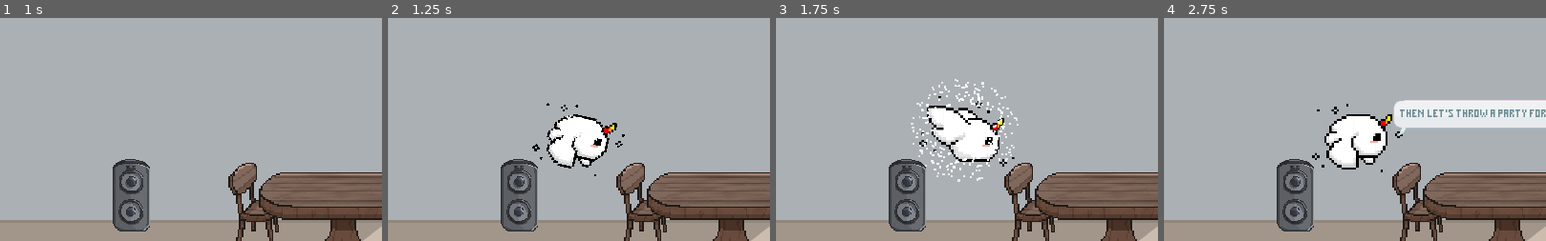
Above: before the commit, frames 1-4 (left to right).
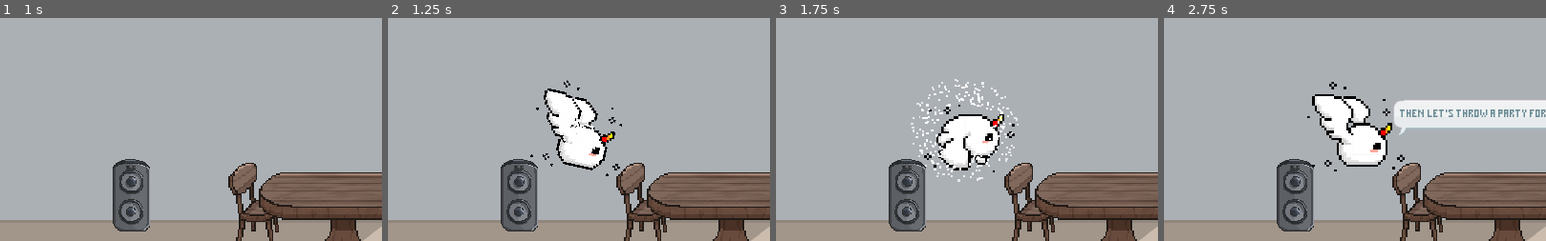
Above: after the commit, the same moments.

Repository: zeskysee/we-missed-party
Game: Godot game, scene res://opening.tscn
Same seed, same stepped clock (60 frames per second), same inputs: the game is played once before the commit and once after it.
Inputs (mouse positions are % of the whole screen's width and height, from its top left):
- Up to frame 1 (1 s): tap Enter at 0.5 s; move the mouse to (72, 45) at 0.52 s; hold D (move_right) from 0.53 s (still down); hold Space (interact) from 0.53 s (still down); click (72, 45) at 0.67 s; tap W (jump) at 0.77 s
- Up to frame 2 (1.25 s): keep holding D (move_right); keep holding Space (interact)
- Up to frame 3 (1.75 s): keep holding D (move_right); move the mouse to (30, 55) at 1.27 s; release Space (interact) at 1.28 s; tap Space (interact) at 1.35 s; tap W (jump) at 1.52 s
- Up to frame 4 (2.75 s): move the mouse to (60, 28) at 2.02 s; release D (move_right) at 2.03 s; hold A (move_left) from 2.03 s (still down); hold Space (interact) from 2.03 s (still down)
The pictures show only the part of the screen within x 2-52%, y 37-87%; the shares and areas given below are measured in that part.

Frame 1 is identical in both runs. In frame 2, 3.5% of the frame differs, in the area x 37-62%, y 27-71%; in frame 3, 2.5%; in frame 4, 4.0%, in the area x 37-63%, y 28-70%.

Commit message:
Add opening skip

Diff:
--- a/opening.tscn
+++ b/opening.tscn
@@ -1,5 +1,6 @@
-[gd_scene load_steps=33 format=2]
-
+[gd_scene load_steps=34 format=2]
+
+[ext_resource path="res://ui/skip_instruction.tscn" type="PackedScene" id=1]
 [ext_resource path="res://sprites/light_window.png" type="Texture" id=2]
 [ext_resource path="res://opening.gd" type="Script" id=3]
 [ext_resource path="res://sprites/ring_white.png" type="Texture" id=5]
@@ -170,6 +171,8 @@
 [node name="PartyHouse" type="Node2D"]
 script = ExtResource( 3 )
 
+[node name="SkipInstruction" parent="." instance=ExtResource( 1 )]
+
 [node name="OldVersion" type="Node2D" parent="."]
 visible = false
 
--- a/party_house.tscn
+++ b/party_house.tscn
@@ -1034,6 +1034,9 @@
 [node name="MagicMonster" parent="." instance=ExtResource( 4 )]
 position = Vector2( 278, 370 )
 
+[node name="AnimatedSprite" parent="MagicMonster/Rescale" index="0"]
+frame = 0
+
 [node name="FirstSpeech" parent="MagicMonster" index="6"]
 position = Vector2( 53.9995, -42 )
 
